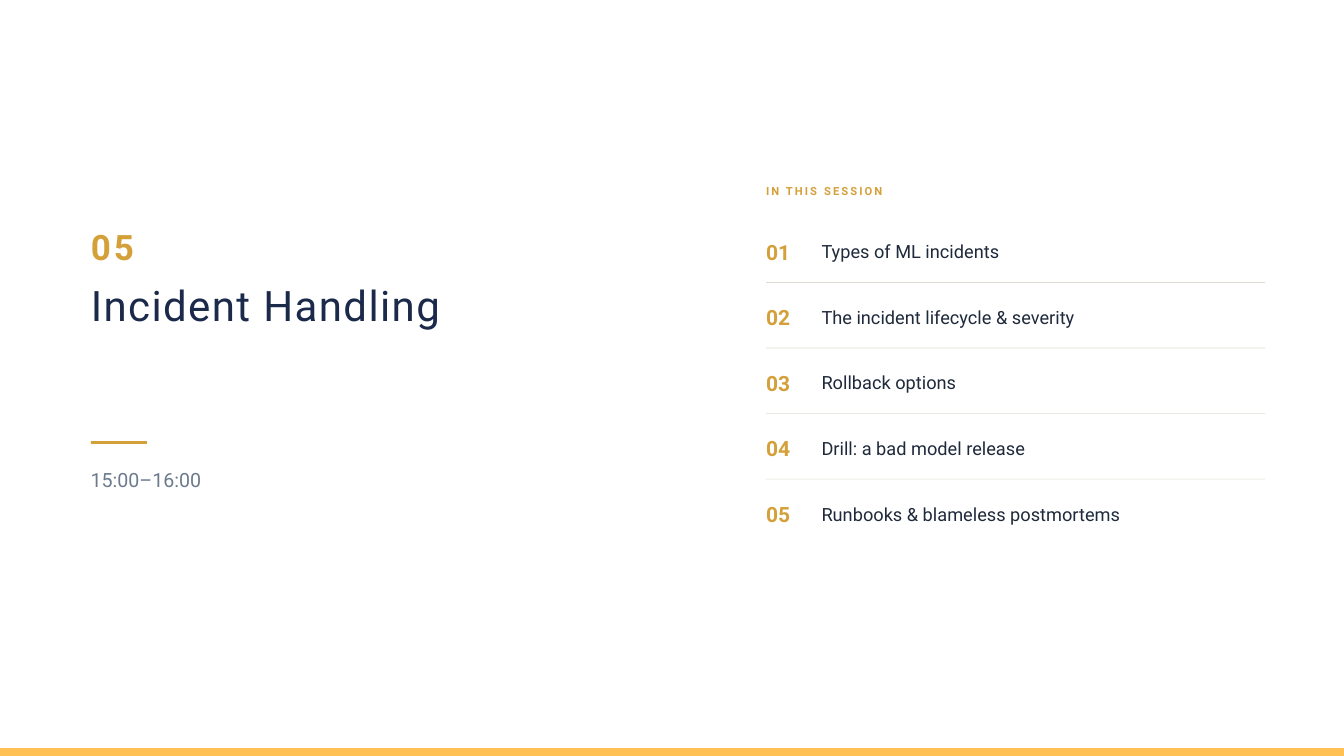
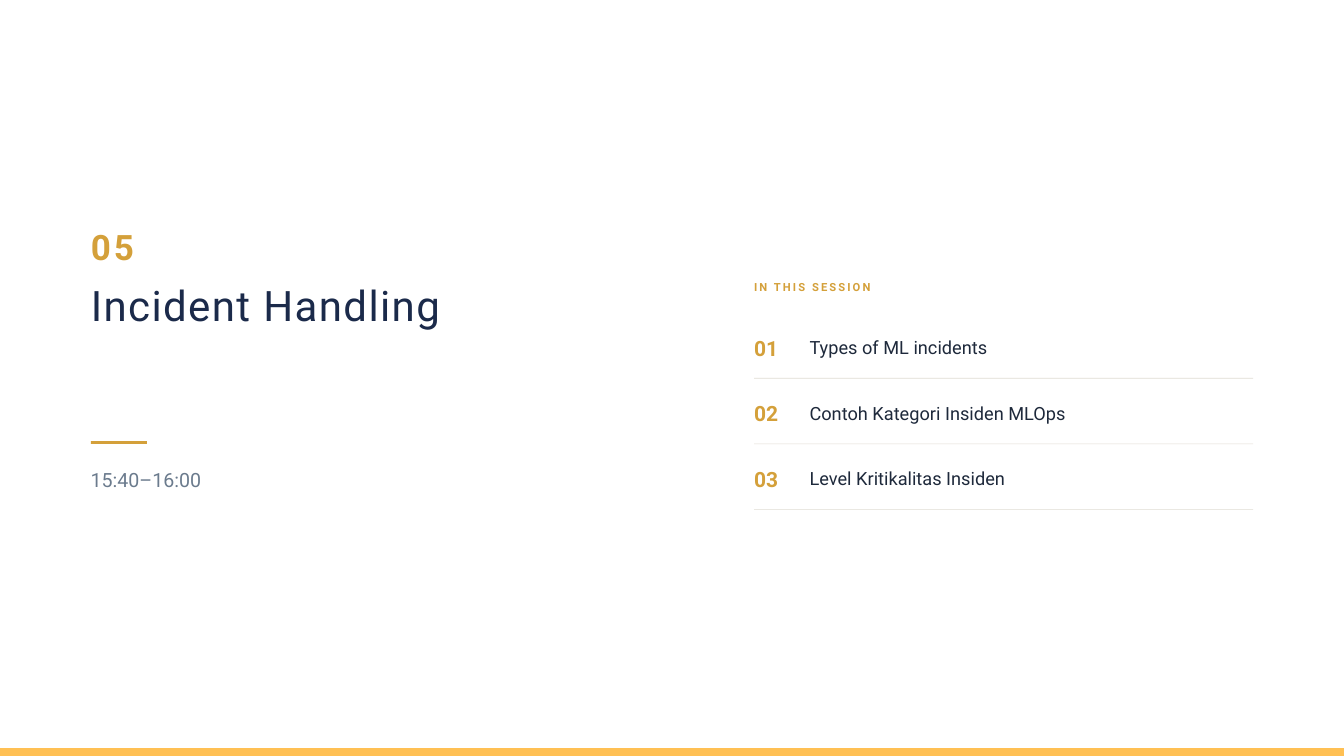
Before and after one commit to madeharta/latest-mlops-workshop, a slide deck: slide 63 of Materi MLOps Day-3.pptx (slide 56 before the commit). Drawn at 1344x756 pixels with LibreOffice and Linux fonts; fonts in the diff are those of the drawing; background and template pictures are left out. Boxes give left, top, right and bottom in pixels: in the first picture for what was removed or moved away, otherwise in the second. Text is boxed around its words. In the diff, an @@ line names an element or a change of style, - is before the commit and + after.

```diff
--- a/Materi MLOps Day-3.pptx
+++ b/Materi MLOps Day-3.pptx
@@ text at bbox=[810, 406, 1065, 424]: text changed @@
-The incident lifecycle & severity
+Contoh Kategori Insiden MLOps
@@ text removed at bbox=[766, 441, 790, 456] @@
-04
@@ text removed at bbox=[822, 441, 1025, 455] @@
-Drill: a bad model release
@@ text at bbox=[91, 473, 201, 487]: text changed @@
-15:00–16:00
+15:40–16:00
@@ rectangle removed at bbox=[766, 479, 1265, 479] @@
@@ text at bbox=[810, 471, 1005, 485]: text changed @@
-Rollback options
+Level Kritikalitas Insiden
@@ 5 texts, 3 rectangles: place and size @@
-5 texts, 3 rectangles at bbox=[766, 187, 1265, 414]
+5 texts, 3 rectangles at bbox=[754, 283, 1253, 509]
@@ text removed at bbox=[766, 507, 790, 522] @@
-05
@@ text removed at bbox=[822, 507, 1120, 525] @@
-Runbooks & blameless postmortems
```
Also in this commit, not shown: 14 other slides changed, 19 slides added, 21 slides removed, 16 other files.
